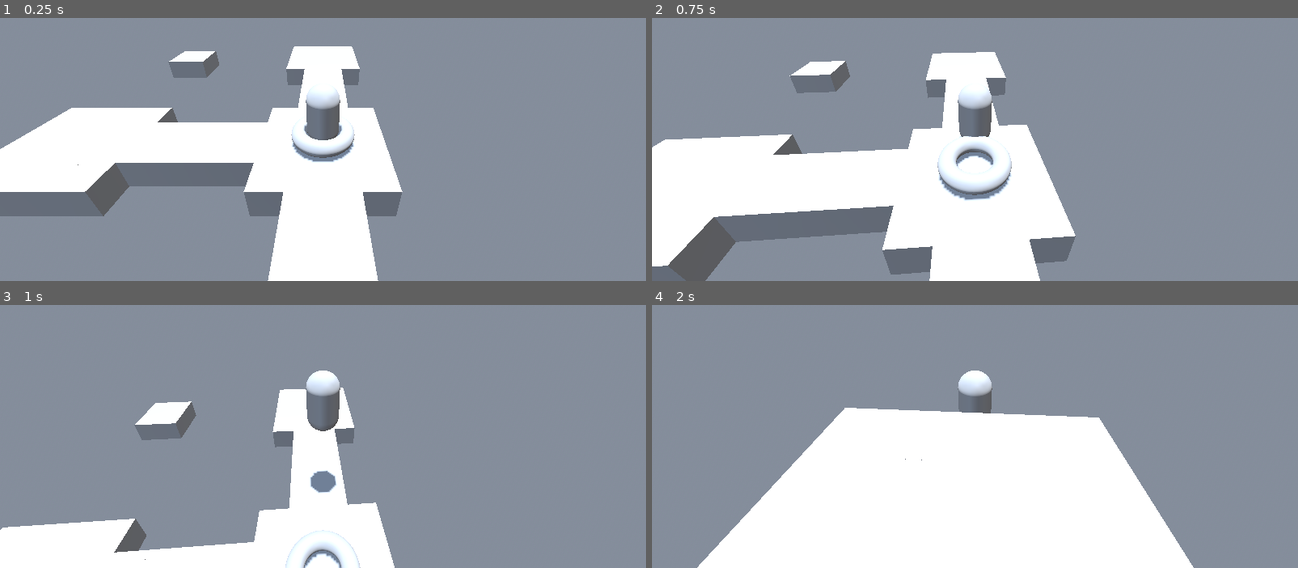
Above: before the commit, frames 1-4 (two rows, left to right).
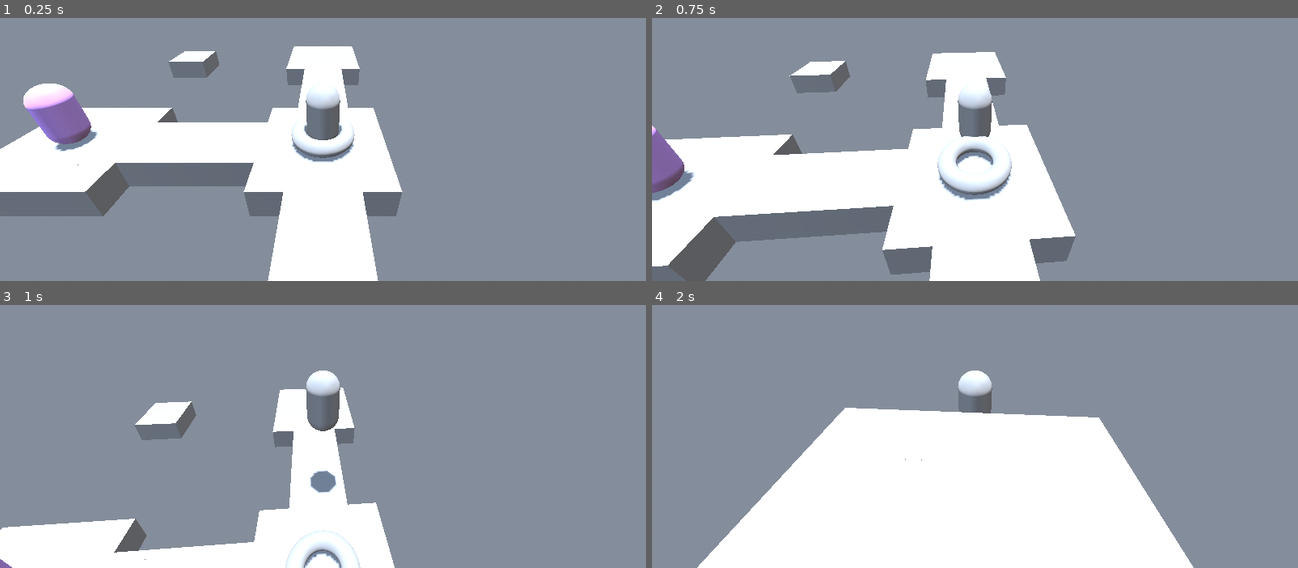
Above: after the commit, the same moments.

Repository: YuriPrickles/strawberry-and-the-sugar-scouts
Game: Godot game, scene res://entities/Main.tscn
Same seed, same stepped clock (60 frames per second), same inputs: the game is played once before the commit and once after it.
Inputs (mouse positions are in pixels of both pictures, inside the frame that each line leads up to):
- Up to frame 1 (0.25 s): no input
- Up to frame 2 (0.75 s): tap Enter at 0.5 s; move the mouse to (1007, 96) at 0.52 s; hold W (forward) from 0.53 s (still down); hold Q (float) from 0.53 s (still down)
- Up to frame 3 (1 s): keep holding W (forward); keep holding Q (float); tap Space (jump) at 0.77 s
- Up to frame 4 (2 s): keep holding W (forward); move the mouse to (942, 386) at 1.27 s; release Q (float) at 1.28 s; tap Shift (dash) at 1.35 s; tap Space (jump) at 1.52 s; tap Q (float) at 1.55 s

The runs differ from the first frame. In frame 1, 1.8% of the frame differs, in the area x 3-16%, y 24-51%; in frame 2, 1.1%; in frame 3, less than 0.1%; in frame 4, nothing differs.

Commit message:
temporary commits to merge for later

Diff:
--- /dev/null
+++ b/data/base_scripts/base_dialogue.gd
@@ -0,0 +1,5 @@
+class_name Dialogue
+extends Resource
+
+@export var dialogue_key:String
+@export_multiline var dialogue_lines:Array[String]
--- /dev/null
+++ b/data/base_scripts/base_language.gd
@@ -0,0 +1 @@
+extends Node
--- /dev/null
+++ b/data/dialogue/test_dialog.tres
@@ -0,0 +1,9 @@
+[gd_resource type="Resource" script_class="Dialogue" load_steps=2 format=3 uid="uid://cjw5ryos0hhgl"]
+
+[ext_resource type="Script" uid="uid://dkle1yph6bef6" path="res://data/base_scripts/base_dialogue.gd" id="1_7m0mv"]
+
+[resource]
+script = ExtResource("1_7m0mv")
+dialogue_key = "TEST_DIALOGUE"
+dialogue_lines = Array[String](["You can kill me. For everything you did to keep me alive this long, you may slay me and take the enchanter."])
+metadata/_custom_type_script = "uid://dkle1yph6bef6"
--- /dev/null
+++ b/entities/npc.gd
@@ -0,0 +1,26 @@
+##Please do not put two interactable NPCs too close too each other..
+class_name NPC
+extends CharacterBody3D
+
+var player_nearby:bool
+##Please do not put two interactable NPCs too close too each other..
+@export var interactable:bool = true
+@export var npc_mesh:Mesh = null
+
+@onready var mesh_instance:MeshInstance3D = $Node3D/MeshInstance3D
+@onready var action_prompt:Label3D = $ActionPrompt
+
+func _ready() -> void:
+	if npc_mesh: mesh_instance.mesh = npc_mesh
+
+func _process(_delta: float) -> void:
+	action_prompt.visible = player_nearby
+	action_prompt.text = "Talk"
+
+func _on_interact_zone_body_entered(body: Node3D) -> void:
+	if body is Player:
+		player_nearby = true
+
+func _on_interact_zone_body_exited(body: Node3D) -> void:
+	if body is Player:
+		player_nearby = false
--- /dev/null
+++ b/entities/npc.tscn
@@ -0,0 +1,45 @@
+[gd_scene load_steps=6 format=3 uid="uid://dv6rcseihrnv3"]
+
+[ext_resource type="Script" uid="uid://fnmi2kr6w6r5" path="res://entities/npc.gd" id="1_kdwfn"]
+
+[sub_resource type="CapsuleShape3D" id="CapsuleShape3D_xsaw1"]
+
+[sub_resource type="StandardMaterial3D" id="StandardMaterial3D_xsaw1"]
+albedo_color = Color(0.80866665, 0.59000003, 1, 1)
+
+[sub_resource type="CapsuleMesh" id="CapsuleMesh_xsaw1"]
+material = SubResource("StandardMaterial3D_xsaw1")
+
+[sub_resource type="SphereShape3D" id="SphereShape3D_kdwfn"]
+radius = 2.0
+
+[node name="NPC" type="CharacterBody3D"]
+script = ExtResource("1_kdwfn")
+
+[node name="CollisionShape3D" type="CollisionShape3D" parent="."]
+transform = Transform3D(1, 0, 0, 0, 1, 0, 0, 0, 1, 0, 1, 0)
+shape = SubResource("CapsuleShape3D_xsaw1")
+debug_color = Color(0.41999993, 0, 0.7, 0.41960785)
+
+[node name="Node3D" type="Node3D" parent="."]
+transform = Transform3D(1, 0, 0, 0, 1, 0, 0, 0, 1, 0, 1, 0)
+
+[node name="MeshInstance3D" type="MeshInstance3D" parent="Node3D"]
+mesh = SubResource("CapsuleMesh_xsaw1")
+
+[node name="InteractZone" type="Area3D" parent="."]
+
+[node name="CollisionShape3D" type="CollisionShape3D" parent="InteractZone"]
+transform = Transform3D(1, 0, 0, 0, 1, 0, 0, 0, 1, 0, 1, 0)
+shape = SubResource("SphereShape3D_kdwfn")
+debug_color = Color(0.2099998, 0, 0.7, 0.41960785)
+
+[node name="ActionPrompt" type="Label3D" parent="."]
+transform = Transform3D(1, 0, 0, 0, 1, 0, 0, 0, 1, 0, 3, 0)
+pixel_size = 0.02
+billboard = 1
+alpha_cut = 1
+text = "[E] Talk"
+
+[connection signal="body_entered" from="InteractZone" to="." method="_on_interact_zone_body_entered"]
+[connection signal="body_exited" from="InteractZone" to="." method="_on_interact_zone_body_exited"]
--- a/project.godot
+++ b/project.godot
@@ -100,3 +100,15 @@
 , Object(InputEventJoypadButton,"resource_local_to_scene":false,"resource_name":"","device":-1,"button_index":6,"pressure":0.0,"pressed":false,"script":null)
 ]
 }
+interact={
+"deadzone": 0.2,
+"events": [Object(InputEventKey,"resource_local_to_scene":false,"resource_name":"","device":-1,"window_id":0,"alt_pressed":false,"shift_pressed":false,"ctrl_pressed":false,"meta_pressed":false,"pressed":false,"keycode":0,"physical_keycode":88,"key_label":0,"unicode":120,"location":0,"echo":false,"script":null)
+, Object(InputEventJoypadButton,"resource_local_to_scene":false,"resource_name":"","device":-1,"button_index":2,"pressure":0.0,"pressed":false,"script":null)
+]
+}
+
+[steam]
+
+initialization/app_id=0
+initialization/initialize_on_startup=false
+initialization/embed_callbacks=false
--- a/rooms/hub/Hub1.tscn
+++ b/rooms/hub/Hub1.tscn
@@ -1,8 +1,9 @@
-[gd_scene load_steps=4 format=3 uid="uid://bb8t27ey5jssn"]
+[gd_scene load_steps=5 format=3 uid="uid://bb8t27ey5jssn"]
 
 [ext_resource type="PackedScene" uid="uid://doe1r3kxhbvno" path="res://entities/base_room.tscn" id="1_3jcf7"]
 [ext_resource type="PackedScene" uid="uid://dtint1wq42p6c" path="res://entities/level_entry.tscn" id="2_5dnhx"]
 [ext_resource type="Resource" uid="uid://gtn6phdulbdx" path="res://data/level_data/test_level.tres" id="3_2u5ev"]
+[ext_resource type="PackedScene" uid="uid://dv6rcseihrnv3" path="res://entities/npc.tscn" id="4_hmoyw"]
 
 [node name="Hub1" instance=ExtResource("1_3jcf7")]
 data = {
@@ -12,3 +13,6 @@
 [node name="LevelEntry" parent="." index="3" instance=ExtResource("2_5dnhx")]
 transform = Transform3D(1, 0, 0, 0, 1, 0, 0, 0, 1, 0, 2, 8)
 level_to_load = ExtResource("3_2u5ev")
+
+[node name="NPC" parent="." index="4" instance=ExtResource("4_hmoyw")]
+transform = Transform3D(1, 0, 0, 0, 1, 0, 0, 0, 1, -8, 1, 0)
--- /dev/null
+++ b/scripts/Dialogue.gd
@@ -0,0 +1,4 @@
+extends Node
+
+func _ready() -> void:
+	pass # Replace with function body.
--- a/scripts/State.gd
+++ b/scripts/State.gd
@@ -5,12 +5,19 @@
 @warning_ignore("unused_signal")
 signal faded_out
 
+enum InputType{
+	KEYBOARD,
+	GAMEPAD
+}
+
 var unpausable:bool
 var any_ui_open:bool
 
 var no_cam_control:bool
 
 var spawn_point:Vector3
+
+var input_type:InputType
 
 func get_player() -> Player:
 	return GlobalPlayer
@@ -35,7 +42,11 @@
 	get_player()._init()
 	pass # Replace with function body.
 
-func _input(_event: InputEvent) -> void:
+func _input(event: InputEvent) -> void:
+	if event is InputEventKey or InputEventMouse:
+		input_type = InputType.KEYBOARD
+	if event is InputEventJoypadButton or InputEventJoypadMotion:
+		input_type = InputType.GAMEPAD
 	if Input.is_action_just_pressed("pause"):
 		if Transitioner.doing_transition: return
 		if any_ui_open: return
Not shown, added: addons/godotsteam/godotsteam.gdextension.uid
Not shown, added: data/base_scripts/base_dialogue.gd.uid
Not shown, added: data/base_scripts/base_language.gd.uid
Not shown, added: entities/npc.gd.uid
Not shown, added: scripts/Dialogue.gd.uid
Not shown, added: addons/godotsteam/godotsteam.gdextension
Not shown, added: addons/godotsteam/license.md
Not shown, added: addons/godotsteam/linux32/libgodotsteam.linux.template_debug.x86_32.so
Not shown, added: addons/godotsteam/linux32/libgodotsteam.linux.template_release.x86_32.so
Not shown, added: addons/godotsteam/linux32/libsteam_api.so
Not shown, added: addons/godotsteam/linux64/libgodotsteam.linux.template_debug.x86_64.so
Not shown, added: addons/godotsteam/linux64/libgodotsteam.linux.template_release.x86_64.so
(and 16 more such lines)
